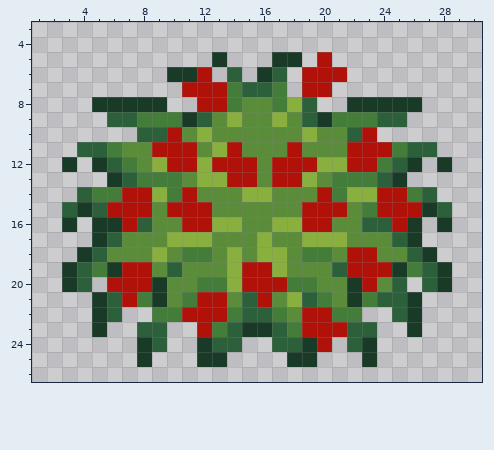
Pixel-art file, stored at The Fallen Guardian/Assets/Art/Environment/Beach/Bush/Beach_RedBush.aseprite. That is the earlier state.
32x32 pixels, 1 frame. Shown: x 1..30, y 3..26.
Now the later version:
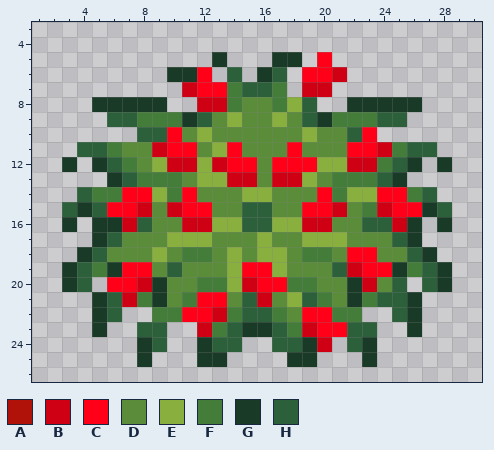
Palette (. is transparent): A #b0120a  B #cf0014  C #ff0018  D #5a8c39  E #89af3e  F #447c3a  G #183a27  H #2b603b
Diff:
Colour A gives way to colour B in row 6 at x 21; in row 7 at x 11 and 19 to 20; in row 8 at x 12 to 13; in row 11 at x 9 and 24; in row 12 at x 10 to 11, 13 and 22 to 23; in row 13 at x 14 to 15 and 17 to 18.
Colour A gives way to colour B in row 15 at x 8, 10, 21 and 24; in row 16 at x 7, 11 to 12, 19 to 20 and 25; in row 19 at x 22; in row 20 at x 8, 15 and 23; in row 21 at x 7 and 16; in row 22 at x 13.
Colour A gives way to colour B in row 23 at x 12 and 19; in row 24 at x 20.
Colour A gives way to colour C in row 5 at x 20; in row 6 at x 12 and 19 to 20; in row 7 at x 12 to 13; in row 10 at x 10 and 23; in row 11 at x 10 to 11, 14, 18 and 22 to 23; in row 12 at x 14 to 15 and 17 to 19.
Colour A gives way to colour C in row 14 at x 7 to 8, 11, 20 and 24 to 25; in row 15 at x 6 to 7, 11 to 12, 19 to 20 and 25 to 26; in row 18 at x 22 to 23; in row 19 at x 7 to 8, 15 to 16 and 23 to 24; in row 20 at x 6 to 7 and 16 to 17; in row 21 at x 12 to 13.
Colour A gives way to colour C in row 22 at x 11 to 12 and 19 to 20; in row 23 at x 20 to 21.
Colour D gives way to colour H in rows 15 to 16 at x 15 to 16.
Boxes around the changes in both pictures, in picture pixels (x1, y1, x2, y2):
changed: (107, 52, 422, 352)
